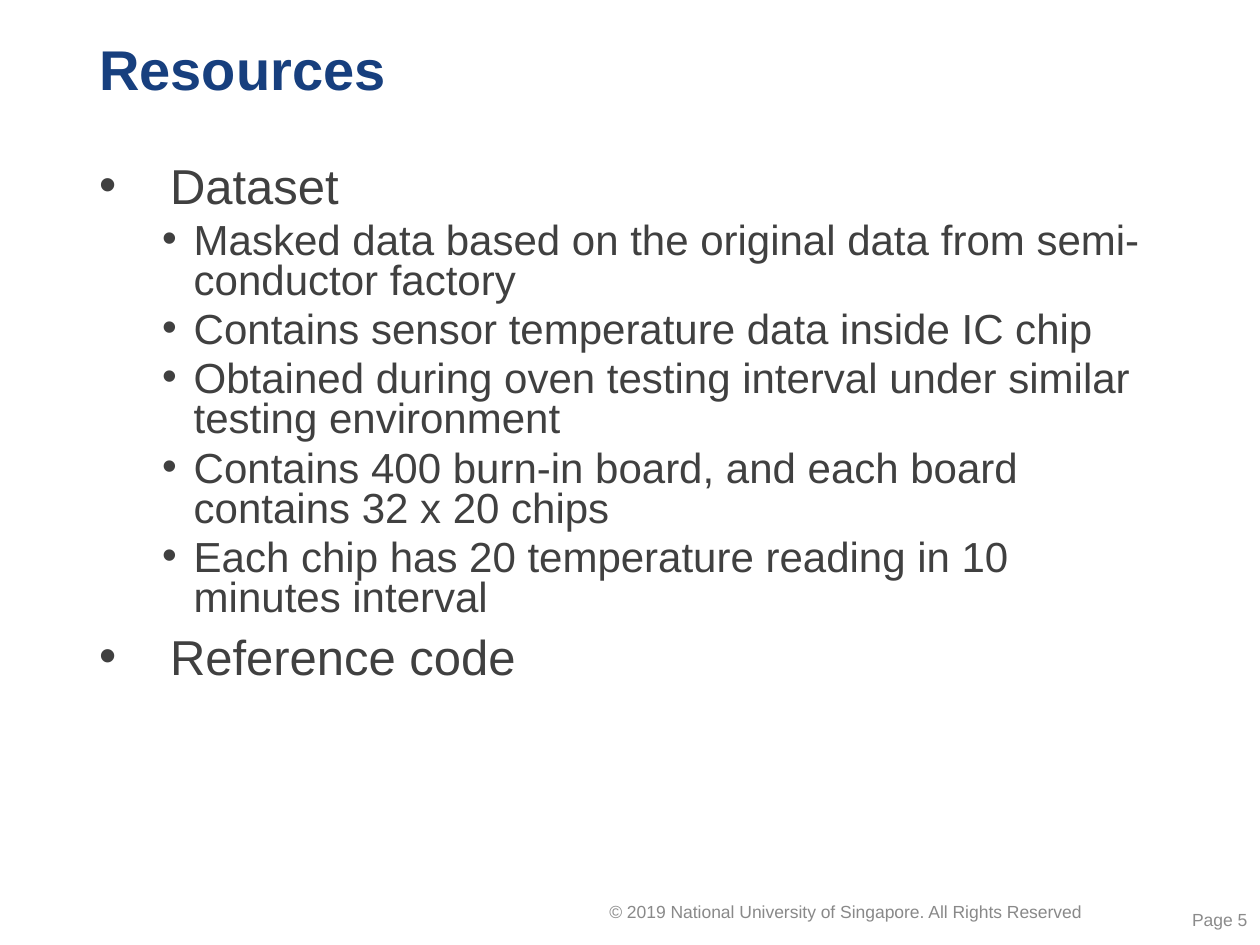
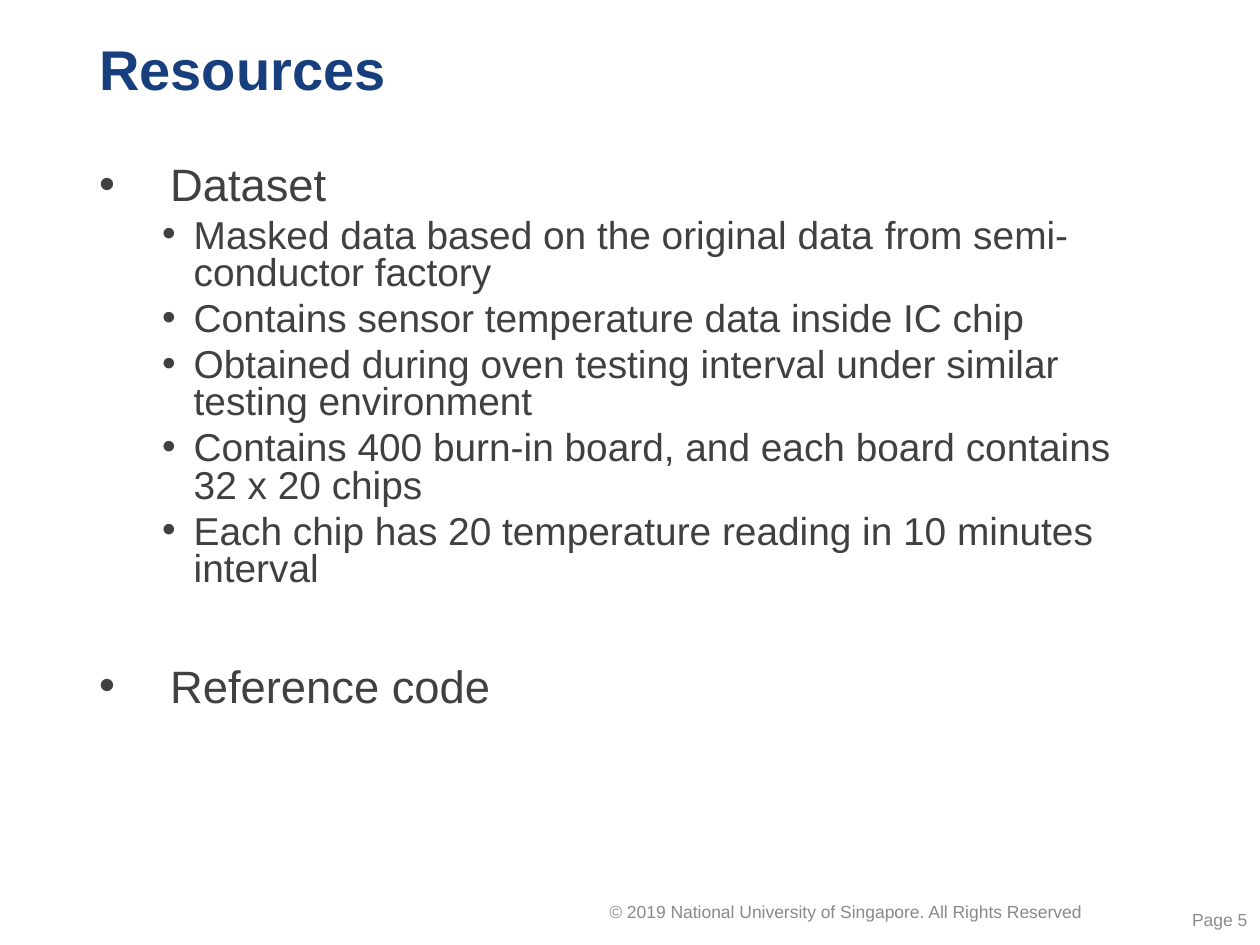
Before and after one commit to caoliang/ISSM-CA3, a slide deck: slide 5 of day4 Group CA proposal (GC).pptx. Drawn at 1260x945 pixels with LibreOffice and Linux fonts; fonts in the diff are those of the drawing; background and template pictures are left out. Boxes give left, top, right and bottom in pixels: in the first picture for what was removed or moved away, otherwise in the second. Text is boxed around its words. In the diff, an @@ line names an element or a change of style, - is before the commit and + after.

```diff
--- a/day4 Group CA proposal (GC).pptx
+++ b/day4 Group CA proposal (GC).pptx
@@ text "Dataset" at (x1=170, y1=170, x2=1110, y2=704): size 28 to 25.9 pt in "Dataset", "Reference code"; size 24 to 22.2 pt @@
```
Also in this commit, not shown: 1 slide added, 3 other files.
